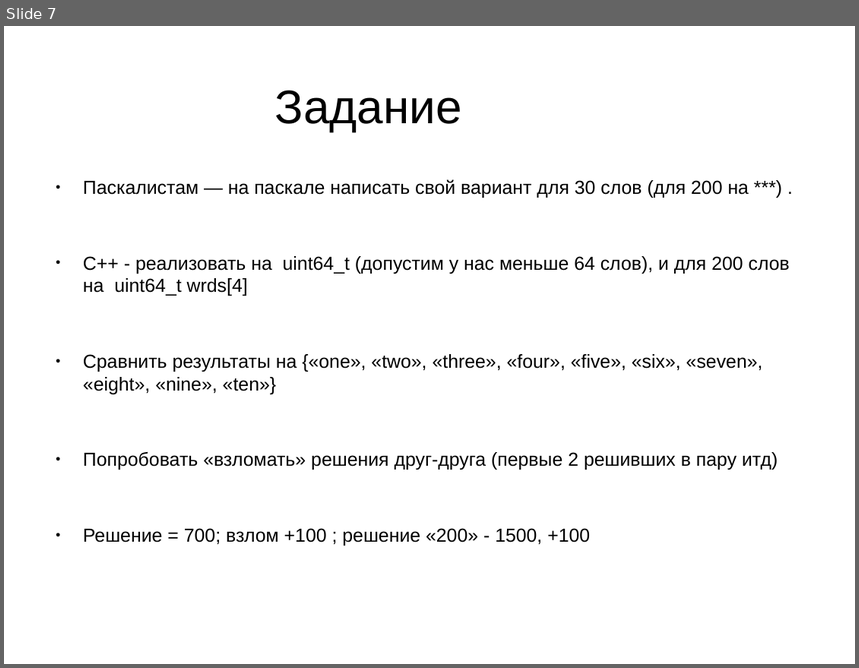
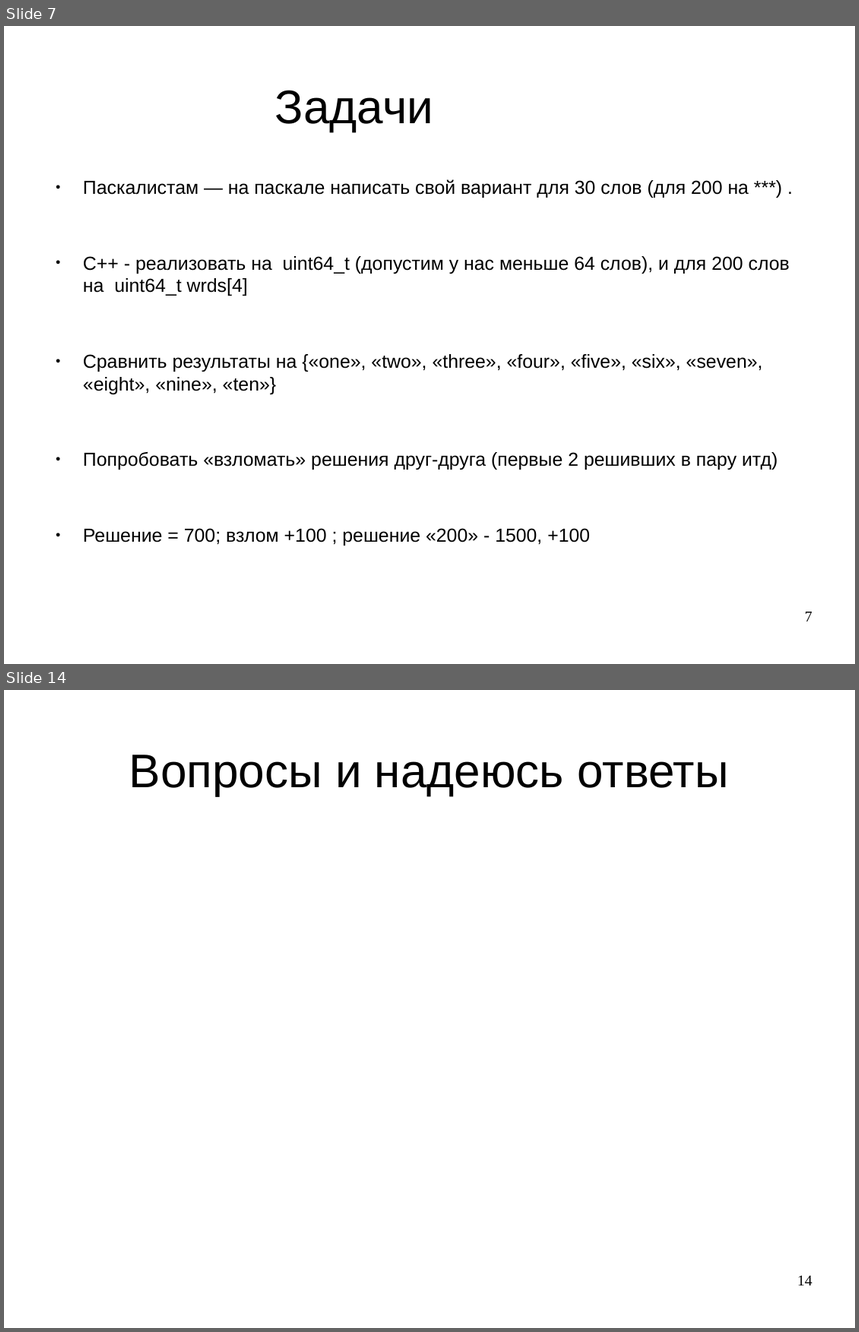
Before and after one commit to gritsulyak/School, a slide deck: 5/bagwords.odp. Shown one above the other, each under a label of ours: slide 7 before the commit, slides 7 and 14 after it; the slides between them are not shown. The pictures are 859x668 and 859x1332 pixels, drawn with LibreOffice and Linux fonts; fonts in the diff are those of the drawing. Boxes give left, top, right and bottom in pixels: in the first picture for what was removed or moved away, otherwise in the second. Text is boxed around its words. In the diff, an @@ line names an element or a change of style, - is before the commit and + after.

```diff
--- a/5/bagwords.odp
+++ b/5/bagwords.odp
@@ slide 14 added at [4,690,855,1328], background #FFFFFF @@
@@ title added at [129,755,729,796], 44 pt, text #000000 @@
+Вопросы и надеюсь ответы
@@ page number added at [797,1276,813,1286], 14 pt, text #000000 @@
+14
@@ slide 7 changed as well @@
@@ title at [275,90,433,132]: text changed @@
-Задание
+Задачи
@@ page number added at [805,612,813,622], 14 pt, text #000000 @@
+7
```
Also in this commit, not shown: 6 other slides changed, 6 other slides added, 1 other file.
